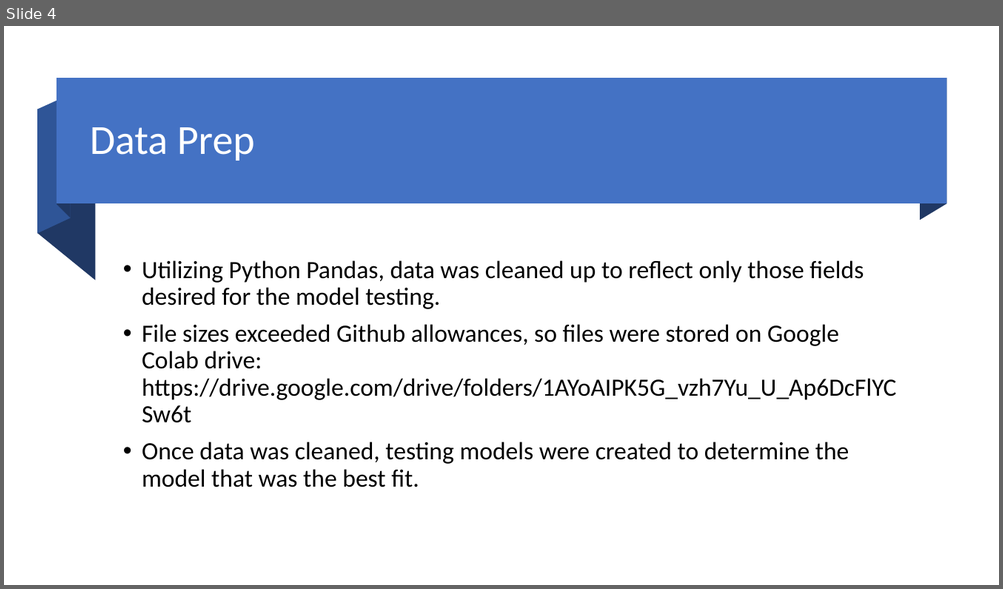
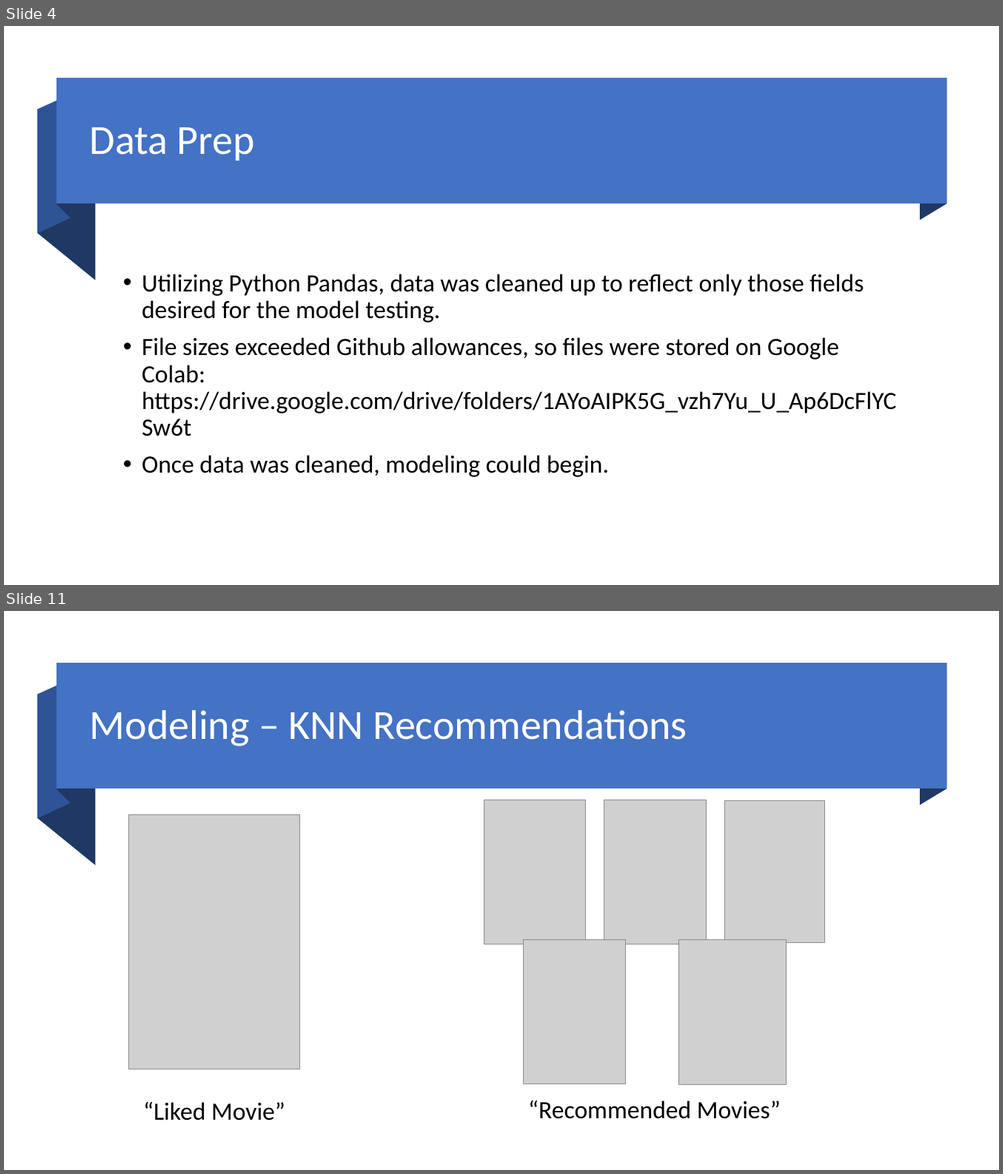
Before and after one commit to lorettac953/Final-Project---Netflix-Ratings, a slide deck: Netflix Movie Recommendations - Final Project - Team Six.pptx. Shown one above the other, each under a label of ours: slide 4 before the commit, slides 4 and 11 after it; the slides between them are not shown. The pictures are 1003x589 and 1003x1174 pixels, drawn with LibreOffice and Linux fonts; fonts in the diff are those of the drawing; grey boxes stand for pictures. Boxes give left, top, right and bottom in pixels: in the first picture for what was removed or moved away, otherwise in the second. Text is boxed around its words. In the diff, an @@ line names an element or a change of style, - is before the commit and + after.

```diff
--- a/Netflix Movie Recommendations - Final Project - Team Six.pptx
+++ b/Netflix Movie Recommendations - Final Project - Team Six.pptx
@@ slide 11 added at (4, 611, 999, 1170), background #FFFFFF @@
@@ rectangle added at (57, 664, 946, 789), fill #4472C4 @@
@@ freeform shape added at (57, 664, 71, 803), fill #1F3864 @@
@@ freeform shape added at (919, 664, 946, 806), fill #1F3864 @@
@@ freeform shape added at (37, 695, 96, 866), fill #1F3864 @@
@@ freeform shape added at (37, 680, 71, 819), fill #2F5496 @@
@@ title added at (90, 710, 687, 746), 40 pt, text #FFFFFF @@
+Modeling – KNN Recommendations
@@ picture added at (484, 800, 585, 945) @@
@@ picture added at (604, 800, 706, 945) @@
@@ picture added at (725, 800, 825, 943) @@
@@ picture added at (128, 815, 299, 1070) @@
@@ picture added at (523, 940, 626, 1085) @@
@@ picture added at (679, 940, 786, 1085) @@
@@ text added at (143, 1102, 285, 1121), 24 pt, text #000000 @@
+“Liked Movie”
@@ text added at (528, 1101, 780, 1119), 24 pt, text #000000 @@
+“Recommended Movies”
@@ slide 4 changed as well @@
@@ text at (142, 274, 863, 323): less space between paragraphs @@
@@ text at (142, 338, 896, 477): text changed @@
-• File sizes exceeded Github allowances, so files were stored on Google Colab drive: https://drive.google.com/drive/folders/1AYoAIPK5G_vzh7Yu_U_Ap6DcFlYCSw6t
-• Once data was cleaned, testing models were created to determine the model that was the best fit.
+• File sizes exceeded Github allowances, so files were stored on Google Colab: https://drive.google.com/drive/folders/1AYoAIPK5G_vzh7Yu_U_Ap6DcFlYCSw6t
+• Once data was cleaned, modeling could begin.
```
Also in this commit, not shown: 3 other slides changed, 7 other slides added, 6 slides removed, 4 other files.
